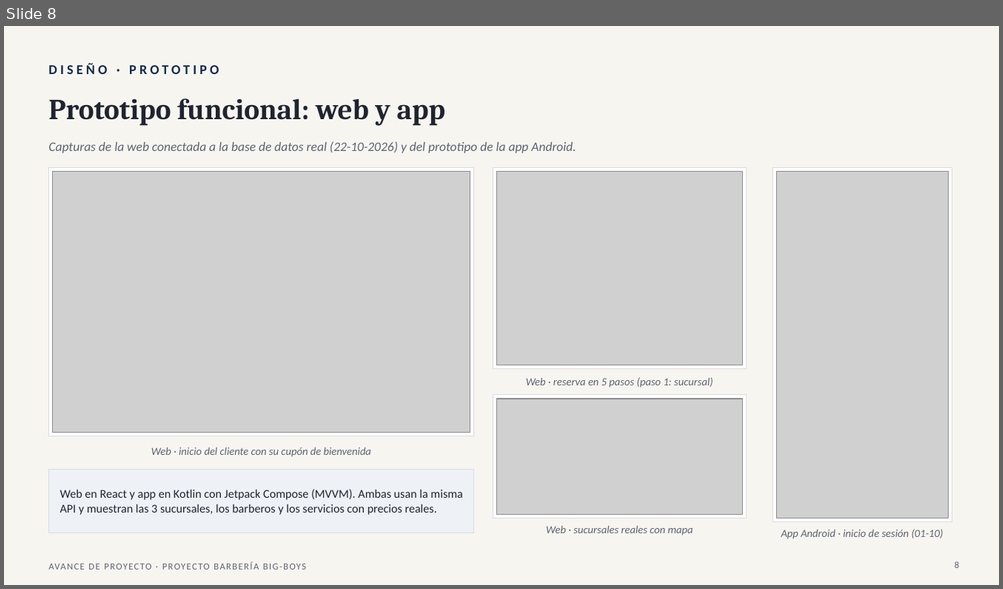
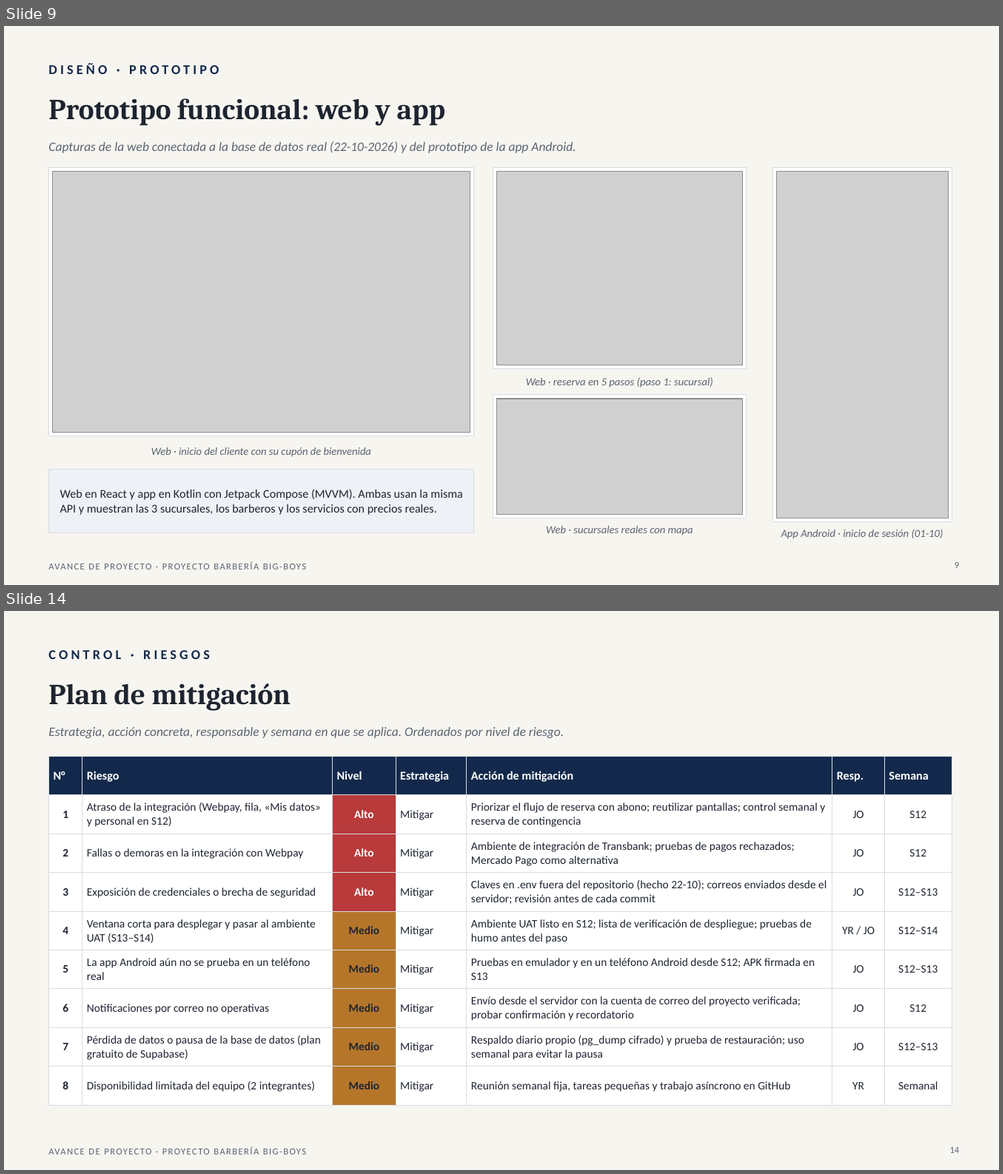
Before and after one commit to Yerko-Rosales/Proyecto_Barberia, a slide deck: Fase 2/Seguimiento semanal/Seguimiento_Roadmap_Proyecto_Barberia_22-10.pptx. Shown one above the other, each under a label of ours: slide 8 before the commit, slides 9 and 14 after it; the slides between them are not shown. The pictures are 1003x589 and 1003x1174 pixels, drawn with LibreOffice and Linux fonts; fonts in the diff are those of the drawing; grey boxes stand for pictures. Boxes give left, top, right and bottom in pixels: in the first picture for what was removed or moved away, otherwise in the second. Text is boxed around its words. In the diff, an @@ line names an element or a change of style, - is before the commit and + after.

Commit message:
Actualiza el seguimiento del roadmap al 22-10 y renombra el documento 11 a Control de Cambios

```diff
--- a/Fase 2/Seguimiento semanal/Seguimiento_Roadmap_Proyecto_Barberia_22-10.pptx
+++ b/Fase 2/Seguimiento semanal/Seguimiento_Roadmap_Proyecto_Barberia_22-10.pptx
@@ slide 14 added at box(4, 611, 999, 1170), background #F7F5F0; not listed: 1 template element that a slide beside it also shows @@
@@ text added at box(48, 650, 210, 659), 13 pt, text #13294B, bold @@
+CONTROL · RIESGOS
@@ text added at box(48, 684, 290, 711), 28 pt, text #1E2430, bold @@
+Plan de mitigación
@@ text added at box(48, 727, 563, 738), 12.5 pt, text #5B6472, italic @@
+Estrategia, acción concreta, responsable y semana en que se aplica. Ordenados por nivel de riesgo.
@@ table added at box(48, 757, 951, 1105), 9 rows, 7 columns @@
+N° | Riesgo | Nivel | Estrategia | Acción de mitigación | Resp. | Semana
+1 | Atraso de la integración (Webpay, fila, «Mis datos» y personal en S12) | Alto | Mitigar | Priorizar el flujo de reserva con abono; reutilizar pantallas; control semanal y reserva de contingencia | JO | S12
+2 | Fallas o demoras en la integración con Webpay | Alto | Mitigar | Ambiente de integración de Transbank; pruebas de pagos rechazados; Mercado Pago como alternativa | JO | S12
+3 | Exposición de credenciales o brecha de seguridad | Alto | Mitigar | Claves en .env fuera del repositorio (hecho 22-10); correos enviados desde el servidor; revisión antes de cada commit | JO | S12–S13
+4 | Ventana corta para desplegar y pasar al ambiente UAT (S13–S14) | Medio | Mitigar | Ambiente UAT listo en S12; lista de verificación de despliegue; pruebas de humo antes del paso | YR / JO | S12–S14
+5 | La app Android aún no se prueba en un teléfono real | Medio | Mitigar | Pruebas en emulador y en un teléfono Android desde S12; APK firmada en S13 | JO | S12–S13
+6 | Notificaciones por correo no operativas | Medio | Mitigar | Envío desde el servidor con la cuenta de correo del proyecto verificada; probar confirmación y recordatorio | JO | S12
+7 | Pérdida de datos o pausa de la base de datos (plan gratuito de Supabase) | Medio | Mitigar | Respaldo diario propio (pg_dump cifrado) y prueba de restauración; uso semanal para evitar la pausa | JO | S12–S13
+8 | Disponibilidad limitada del equipo (2 integrantes) | Medio | Mitigar | Reunión semanal fija, tareas pequeñas y trabajo asíncrono en GitHub | YR | Semanal
@@ page number added at box(950, 1147, 959, 1153), 9 pt, text #5B6472 @@
+14
@@ what was slide 8 is now slide 9 @@
```
Also in this commit, not shown: 9 slides changed, 2 other slides added, 1 other file.
